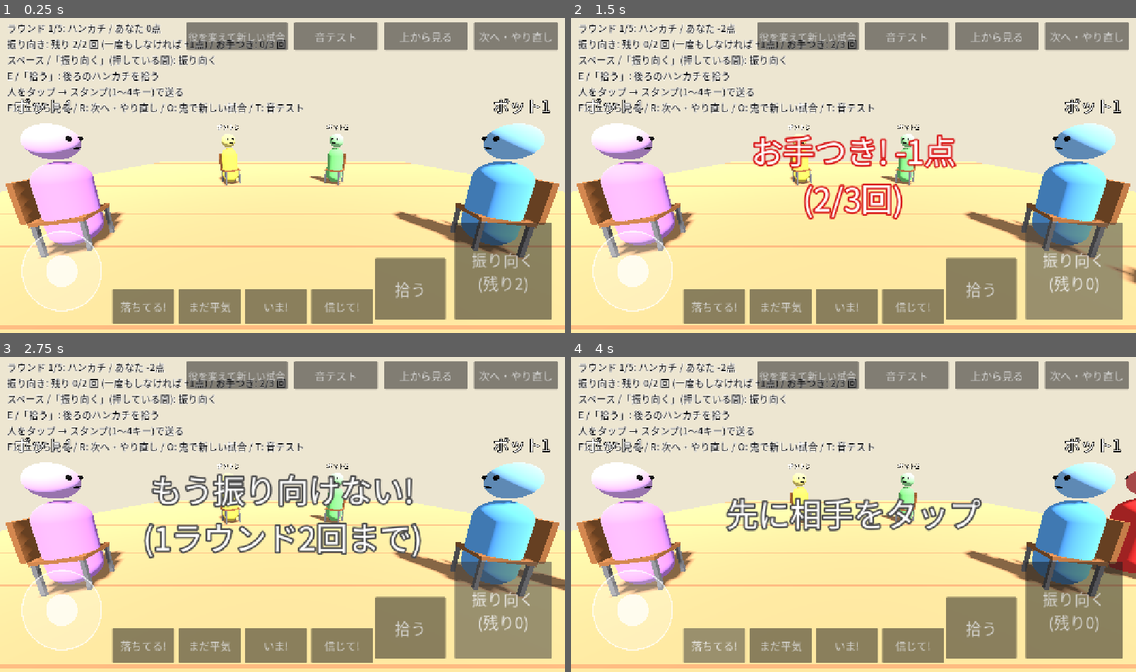
Above: before the commit, frames 1-4 (two rows, left to right).
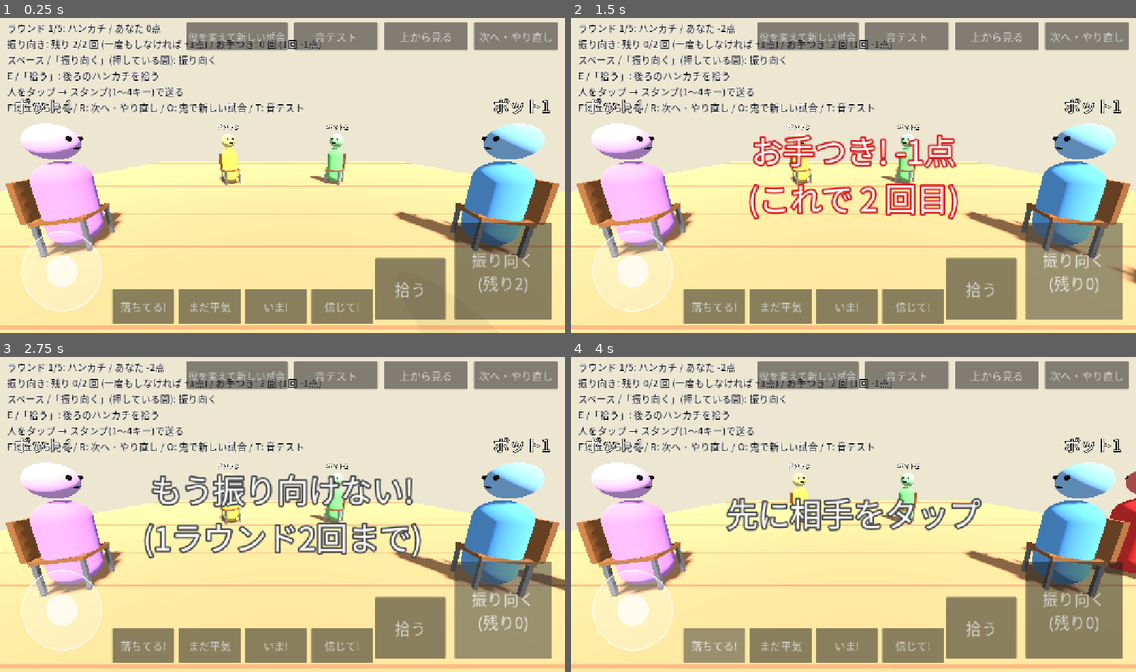
Above: after the commit, the same moments.

Repository: LisaYuumi/ushiro-micha-dame
Game: Godot game, scene res://scenes/main.tscn
Same seed, same stepped clock (60 frames per second), same inputs: the game is played once before the commit and once after it.
Inputs:
- Up to frame 1 (0.25 s): no input
- Up to frame 2 (1.5 s): click "振り向く (残り2)" at 0.5 s; click "振り向く (残り1)" at 1.25 s
- Up to frame 3 (2.75 s): click "振り向く (残り0)" at 2 s
- Up to frame 4 (4 s): click "拾う" at 2.75 s; click "落ちてる!" at 3.5 s

The runs differ from the first frame. In frame 1, 0.1% of the frame differs, in the area x 47-57%, y 6-11%; in frame 2, 2.9%, in the area x 31-69%, y 6-65%; in frame 3, 0.1%; in frame 4, 0.1%.

Commit message:
Oni shadow in front of you; お手つき is simply -1 each
- When the oni comes within 3 m behind you, a shadow appears on the floor
  in front of you: darker and bigger when closer, still when the oni stops
- The 3-お手つき score reset is turned off (OTETSUKI_RESET_SCORE); faces still
  get more flustered, and stay dazed from the 3rd one
- SPEC.md updated with the look limit, patience bonus and shadow

Co-Authored-By: Claude Opus 5.5 <noreply@anthropic.com>
Claude-Session: https://claude.ai/code/session_018gGhz8RHTqLMKymXrJnaB4

Diff:
--- a/scripts/core/game_config.gd
+++ b/scripts/core/game_config.gd
@@ -135,9 +135,13 @@
 const SCORE_PATIENCE := 1
 ## お手つき1回の点数
 const SCORE_OTETSUKI := -1
-## この回数お手つきすると、それまでの点数のプラス分が消えて 0 点になる(マイナスはそのまま)。
-## そのあと回数は 0 に戻る
+## お手つきを重ねたときの特別なペナルティ(OTETSUKI_RESET_SCORE / OTETSUKI_FORCES_ONI)が起きる回数。
+## 今はどちらも使わない: お手つきは1回ごとに SCORE_OTETSUKI だけ
 const OTETSUKI_LIMIT := 3
+## お手つき OTETSUKI_LIMIT 回で、プラスの点数を 0 にするか(試した案。ルールをわかりやすくするため今は使わない)
+const OTETSUKI_RESET_SCORE := false
+## この回数お手つきすると、顔が放心顔になる(見た目だけ)
+const OTETSUKI_DAZED_COUNT := 3
 ## お手つき OTETSUKI_LIMIT 回で、次のラウンドは強制的に鬼にもするか(企画書の案。今は使わない: 次の鬼は負けた人)
 const OTETSUKI_FORCES_ONI := false
 
@@ -151,6 +155,12 @@
 const ONI_CARRY_SPEED_HEAVY := 0.8
 ## ボットが気づくまでの時間の倍率(重いほど音が大きく、早く気づく)
 const BOT_NOTICE_HEAVY := 0.45
+
+# --- 鬼の影 ---
+## 鬼が自分の後ろのこの距離(メートル)以内に来ると、自分の前の床に影が映る
+const ONI_SHADOW_RANGE := 3.0
+## 影のいちばん濃いときの濃さ(0〜1)
+const ONI_SHADOW_ALPHA := 0.55
 
 # --- 鬼の声 ---
 ## 声を出したあと、次に出せるまで(秒)
--- a/scripts/core/game_state.gd
+++ b/scripts/core/game_state.gd
@@ -376,10 +376,15 @@
 		a.otetsuki_count += 1
 		scores[a.id] = scores.get(a.id, 0) + GameConfig.SCORE_OTETSUKI
 		var reset := false
-		if a.otetsuki_count >= GameConfig.OTETSUKI_LIMIT:
+		var limit_reached := false
+		if a.otetsuki_count >= GameConfig.OTETSUKI_LIMIT \
+				and (GameConfig.OTETSUKI_RESET_SCORE or GameConfig.OTETSUKI_FORCES_ONI):
+			limit_reached = true
+		if limit_reached and GameConfig.OTETSUKI_RESET_SCORE:
 			# お手つきが多すぎる: プラスの点数は 0 に(マイナスはそのまま)
 			reset = scores[a.id] > 0
 			scores[a.id] = mini(scores[a.id], 0)
+		if limit_reached:
 			a.otetsuki_count = 0
 			if GameConfig.OTETSUKI_FORCES_ONI:
 				a.must_be_oni = true
@@ -388,7 +393,7 @@
 			"actor": actor_id,
 			"count": a.otetsuki_count,
 			"points": GameConfig.SCORE_OTETSUKI,
-			"limit_reached": a.otetsuki_count == 0,
+			"limit_reached": limit_reached,
 			"score_reset": reset,
 		})
 		# 嘘の「落ちてる!」などにだまされて振り向いた: 送った人に点
--- a/scripts/main.gd
+++ b/scripts/main.gd
@@ -215,7 +215,7 @@
 				hud.show_message("4周したので\n次の席で自動で落とす", Color(0.3, 0.3, 0.3), 1.5)
 		"otetsuki":
 			if e["actor"] == me:
-				var text := "お手つき! %d点\n(%d/%d回)" % [e["points"], e["count"], GameConfig.OTETSUKI_LIMIT]
+				var text := "お手つき! %d点\n(これで %d 回目)" % [e["points"], e["count"]]
 				if e["limit_reached"]:
 					text = "お手つき%d回!\n%s" % [GameConfig.OTETSUKI_LIMIT,
 							"プラスの点数が0点に…" if e["score_reset"] else "点数はそのまま(マイナスだったので)"]
@@ -288,8 +288,8 @@
 	if state.oni_is_player:
 		lines.append("あなたは鬼")
 	var me := state.get_local_player()
-	lines.append("振り向き: 残り %d/%d 回 (一度もしなければ +%d点) / お手つき: %d/%d 回" % [
-		me.looks_left, GameConfig.LOOKS_PER_ROUND, GameConfig.SCORE_PATIENCE, me.otetsuki_count, GameConfig.OTETSUKI_LIMIT])
+	lines.append("振り向き: 残り %d/%d 回 (一度もしなければ +%d点) / お手つき: %d 回 (1回 %d点)" % [
+		me.looks_left, GameConfig.LOOKS_PER_ROUND, GameConfig.SCORE_PATIENCE, me.otetsuki_count, GameConfig.SCORE_OTETSUKI])
 	if _stamp_target >= 0:
 		lines.append("スタンプを送る相手: %s" % _name(_stamp_target))
 	if view.is_top_camera():
--- a/scripts/view/world_view.gd
+++ b/scripts/view/world_view.gd
@@ -19,6 +19,9 @@
 var _voice_player: AudioStreamPlayer3D
 ## 床のバナナの皮の見た目(状態の bananas と同じ数だけ出す)
 var _banana_nodes: Array[MeshInstance3D] = []
+## 鬼が自分の後ろに来たとき、自分の前の床に映る影
+var _oni_shadow: MeshInstance3D
+var _oni_shadow_mat: StandardMaterial3D
 ## 頭の上のスタンプ表示(id -> Label3D)
 var _stamp_labels := {}
 ## スタンプを送る相手の目印
@@ -67,6 +70,7 @@
 		_actor_nodes[a.id] = node
 	_build_handkerchief(state)
 	_build_stamp_labels(state)
+	_build_oni_shadow()
 	_build_sounds(state)
 	_build_cameras(state)
 	sync(state, 0.0)
@@ -87,6 +91,7 @@
 	_update_seat_camera(state, delta)
 	_update_stamp_labels(state)
 	_update_bananas(state)
+	_update_oni_shadow(state)
 	_clock += delta
 
 	var holder := state.get_actor(state.chaser_id)
@@ -121,7 +126,8 @@
 		expr = CharacterModel.SURPRISED
 	model.set_expression(expr)
 	# お手つきの回数で、顔がだんだん崩れていく(3回目は放心)
-	model.set_fluster(CharacterModel.FLUSTER_MAX if _dazed.has(a.id) else mini(a.otetsuki_count, 2))
+	var dazed := _dazed.has(a.id) or a.otetsuki_count >= GameConfig.OTETSUKI_DAZED_COUNT
+	model.set_fluster(CharacterModel.FLUSTER_MAX if dazed else mini(a.otetsuki_count, 2))
 	# 振り向いた瞬間にピョンと跳ねる
 	if a.looking_back and not _was_looking.get(a.id, false):
 		model.hop()
@@ -264,6 +270,49 @@
 	return model
 
 
+func _build_oni_shadow() -> void:
+	var disc := CylinderMesh.new()
+	disc.top_radius = 0.35
+	disc.bottom_radius = 0.35
+	disc.height = 0.005
+	_oni_shadow_mat = StandardMaterial3D.new()
+	_oni_shadow_mat.albedo_color = Color(0, 0, 0, 0)
+	_oni_shadow_mat.transparency = BaseMaterial3D.TRANSPARENCY_ALPHA
+	_oni_shadow_mat.shading_mode = BaseMaterial3D.SHADING_MODE_UNSHADED
+	_oni_shadow = MeshInstance3D.new()
+	_oni_shadow.mesh = disc
+	_oni_shadow.material_override = _oni_shadow_mat
+	_oni_shadow.cast_shadow = GeometryInstance3D.SHADOW_CASTING_SETTING_OFF
+	_oni_shadow.visible = false
+	add_child(_oni_shadow)
+
+
+## 鬼の影: 座っている自分の後ろに鬼が近づくと、自分の前の床に影がのびる。
+## 近いほど濃く大きい。鬼が立ち止まれば影も止まる(後ろが見えなくても気配がわかる)
+func _update_oni_shadow(state: GameState) -> void:
+	var me := state.get_local_player()
+	var oni := state.get_actor(state.oni_id)
+	if me == null or oni == null or me.role != GameState.Role.SEATED or state.phase == GameState.Phase.RESULT:
+		_oni_shadow.visible = false
+		return
+	var back := Vector3(sin(me.yaw), 0.0, cos(me.yaw))
+	var right := Vector3(cos(me.yaw), 0.0, -sin(me.yaw))
+	var rel := oni.position - me.position
+	rel.y = 0.0
+	var behind := rel.dot(back)
+	var dist := rel.length()
+	if behind <= 0.0 or dist > GameConfig.ONI_SHADOW_RANGE:
+		_oni_shadow.visible = false
+		return
+	var near := 1.0 - dist / GameConfig.ONI_SHADOW_RANGE
+	_oni_shadow.visible = true
+	# 自分の前(輪の内側)の床に、鬼の左右の位置に合わせて映す
+	_oni_shadow.position = me.position - back * (0.9 + 0.5 * near) + right * rel.dot(right) * 0.5 + Vector3(0, 0.006, 0)
+	_oni_shadow.rotation.y = me.yaw
+	_oni_shadow.scale = Vector3(0.8 + 0.5 * near, 1.0, 1.6 + 1.4 * near)
+	_oni_shadow_mat.albedo_color = Color(0, 0, 0, GameConfig.ONI_SHADOW_ALPHA * near)
+
+
 ## バナナの皮: 状態の bananas に合わせて、黄色い三日月っぽい形を出す
 func _update_bananas(state: GameState) -> void:
 	while _banana_nodes.size() < state.bananas.size():
--- a/tests/smoke_test.gd
+++ b/tests/smoke_test.gd
@@ -800,6 +800,11 @@
 		s.set_looking_back(me.id, false)
 		s.set_looking_back(me.id, true)
 	s.set_looking_back(me.id, false)
+	if not GameConfig.OTETSUKI_RESET_SCORE:
+		# いまのルール: お手つきは1回ごとに点が減るだけ
+		_check(s.scores[me.id] == 7 + GameConfig.SCORE_OTETSUKI * GameConfig.OTETSUKI_LIMIT, "お手つきは1回ごとに %d 点だけ" % GameConfig.SCORE_OTETSUKI)
+		_check(me.otetsuki_count == GameConfig.OTETSUKI_LIMIT, "お手つきの回数は数え続ける")
+		return
 	_check(s.scores[me.id] == 0, "お手つき %d 回で、プラスの点数が 0 になる" % GameConfig.OTETSUKI_LIMIT)
 	_check(me.otetsuki_count == 0, "そのあと回数は 0 に戻る")
 	var limit_event := false
Not shown, changed: SPEC.md
